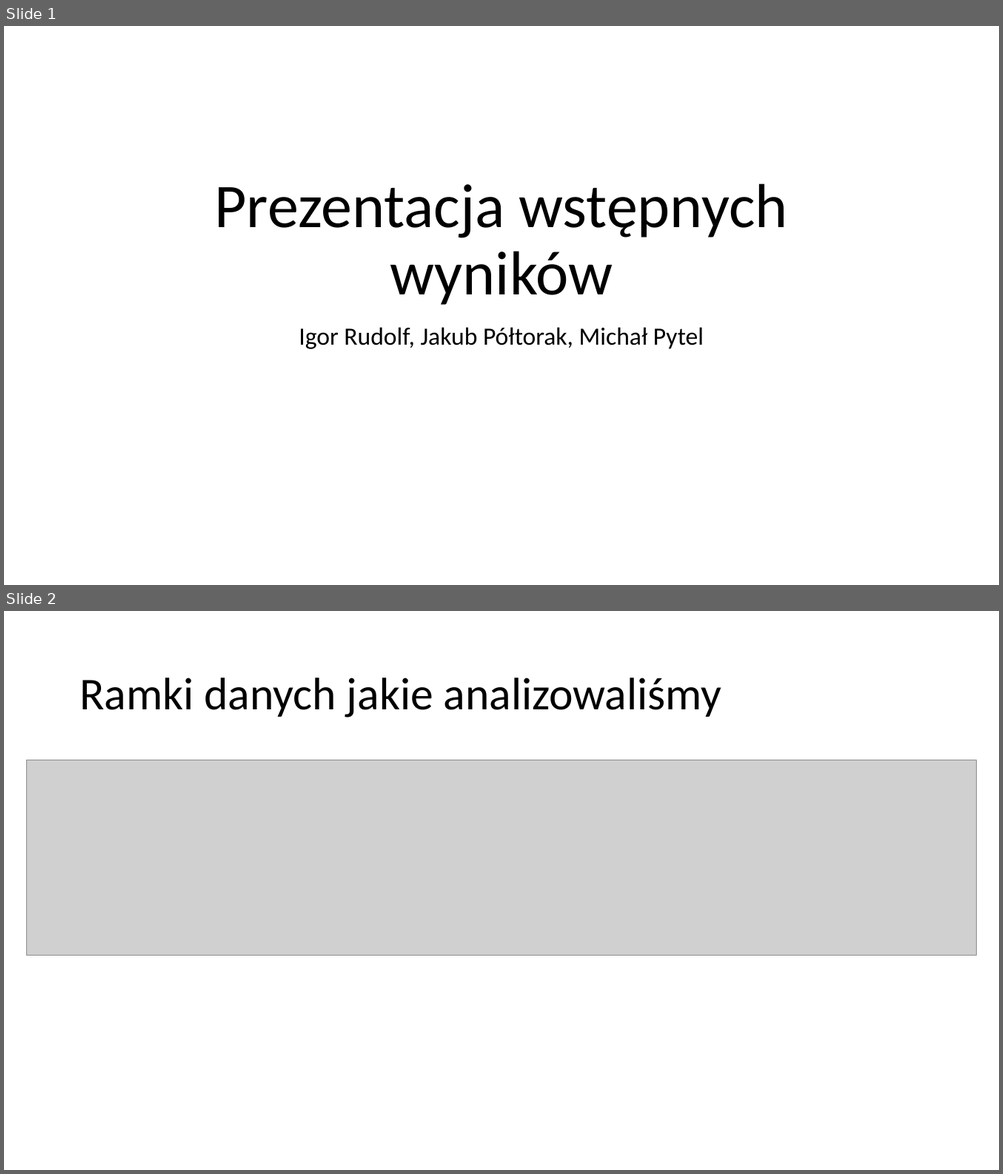
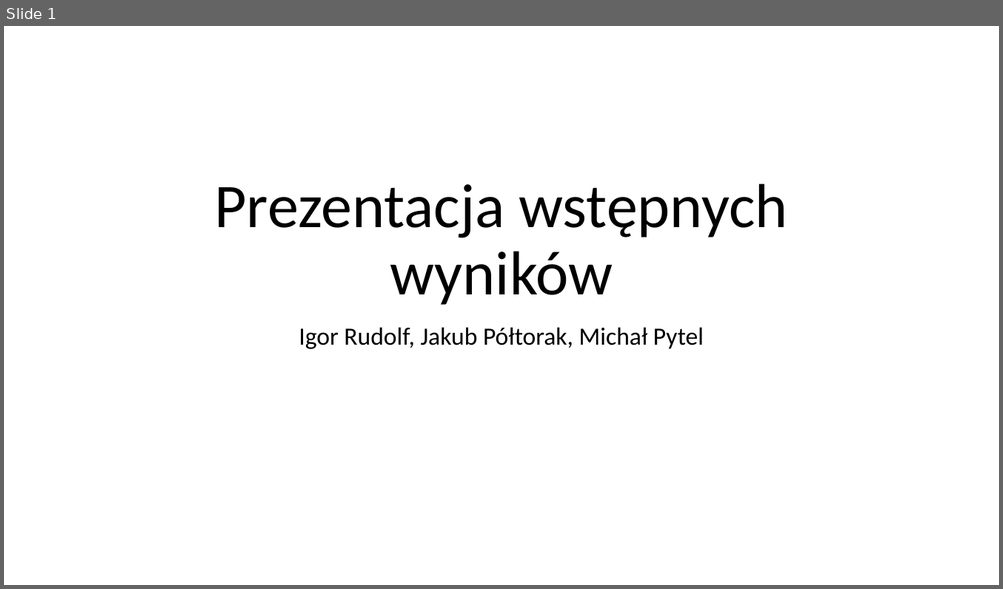
Before and after one commit to IgorRudolf/FOOD.com-data-analysis, a slide deck: prezentacja_wstepnych_wynikow.pptx. Shown one above the other, each under a label of ours: slides 1 and 2 before the commit, slide 1 after it. The pictures are 1003x1174 and 1003x589 pixels, drawn with LibreOffice and Linux fonts; fonts in the diff are those of the drawing; grey boxes stand for pictures. Boxes give left, top, right and bottom in pixels: in the first picture for what was removed or moved away, otherwise in the second. Text is boxed around its words. In the diff, an @@ line names an element or a change of style, - is before the commit and + after.

```diff
--- a/prezentacja_wstepnych_wynikow.pptx
+++ b/prezentacja_wstepnych_wynikow.pptx
@@ slide 2 removed at (4,611,999,1170), background #FFFFFF @@
@@ title removed at (79,678,722,718) @@
-Ramki danych jakie analizowaliśmy
@@ picture removed at (26,760,976,956) @@
```
Also in this commit, not shown: 13 slides added, 3 other slides removed, 3 other files.
